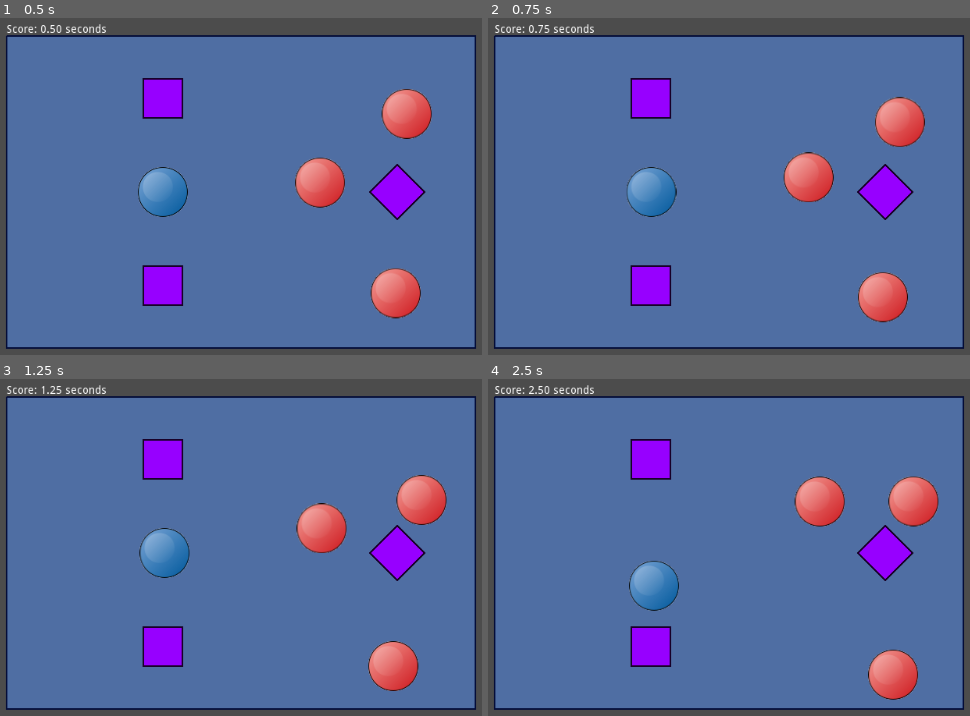
Above: before the commit, frames 1-4 (two rows, left to right).
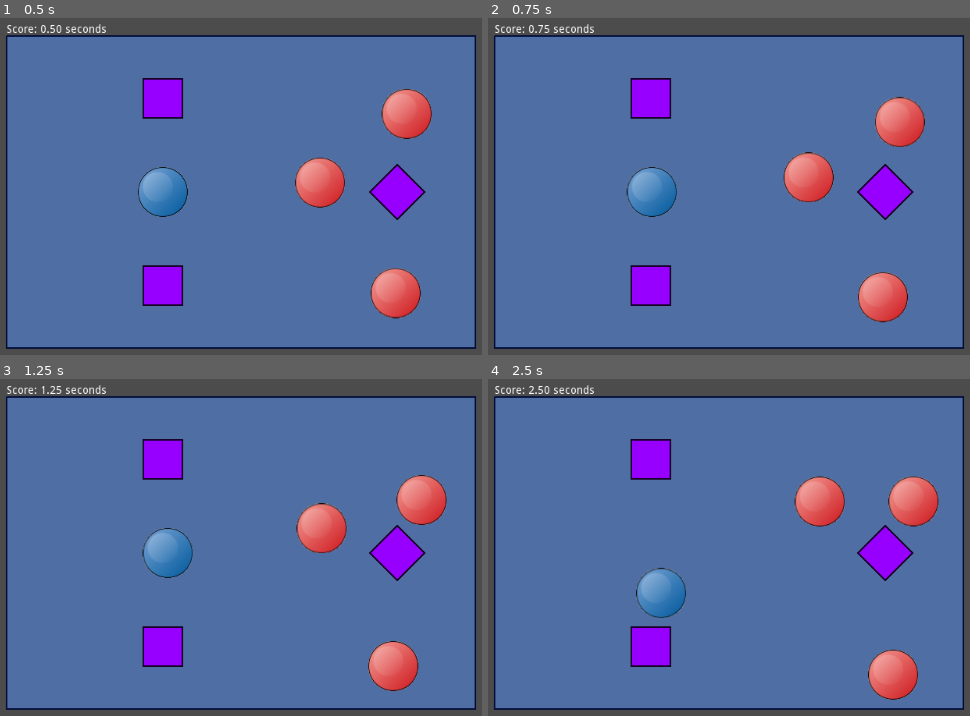
Above: after the commit, the same moments.

Repository: danieljohnson2/Bouncy
Game: Godot game, scene res://Bouncy.tscn
Same seed, same stepped clock (60 frames per second), same inputs: the game is played once before the commit and once after it.
Inputs:
- Up to frame 1 (0.5 s): no input
- Up to frame 2 (0.75 s): hold Right (ui_right) from 0.53 s (still down); hold Space (ui_stop) from 0.53 s (still down)
- Up to frame 3 (1.25 s): keep holding Right (ui_right); keep holding Space (ui_stop)
- Up to frame 4 (2.5 s): release Right (ui_right) at 1.28 s; release Space (ui_stop) at 1.28 s; hold Down (ui_down) 1.28-2.03 s; tap Space (ui_stop) at 1.35 s; hold Right (ui_right) from 2.03 s (still down); hold Space (ui_stop) from 2.03 s (still down)

Frame 1 is identical in both runs. In frame 2, 0.1% of the frame differs, in the area x 28-40%, y 44-60%; in frame 3, 0.3%; in frame 4, 1.2%, in the area x 29-42%, y 54-71%.

Commit message:
Remove instantaneous stop for a really fast stop instead.

Diff:
--- a/Player.gd
+++ b/Player.gd
@@ -39,9 +39,10 @@
 	if not self.visible and Input.is_action_pressed("ui_restart"):
 		get_tree().change_scene("res://Bouncy.tscn")
 
-	# Stop isn't too subtle, but this works regardless of delta
+	# Stop is not instantaneous, but it slows you down fast
 	if Input.is_action_pressed("ui_stop"):
-		self.linear_velocity = Vector2(0,0)
+		var stopage = -self.linear_velocity
+		self.apply_impulse(Vector2(0,0), stopage * 20 * delta)
 
 	var movement = get_input_direction()
 
